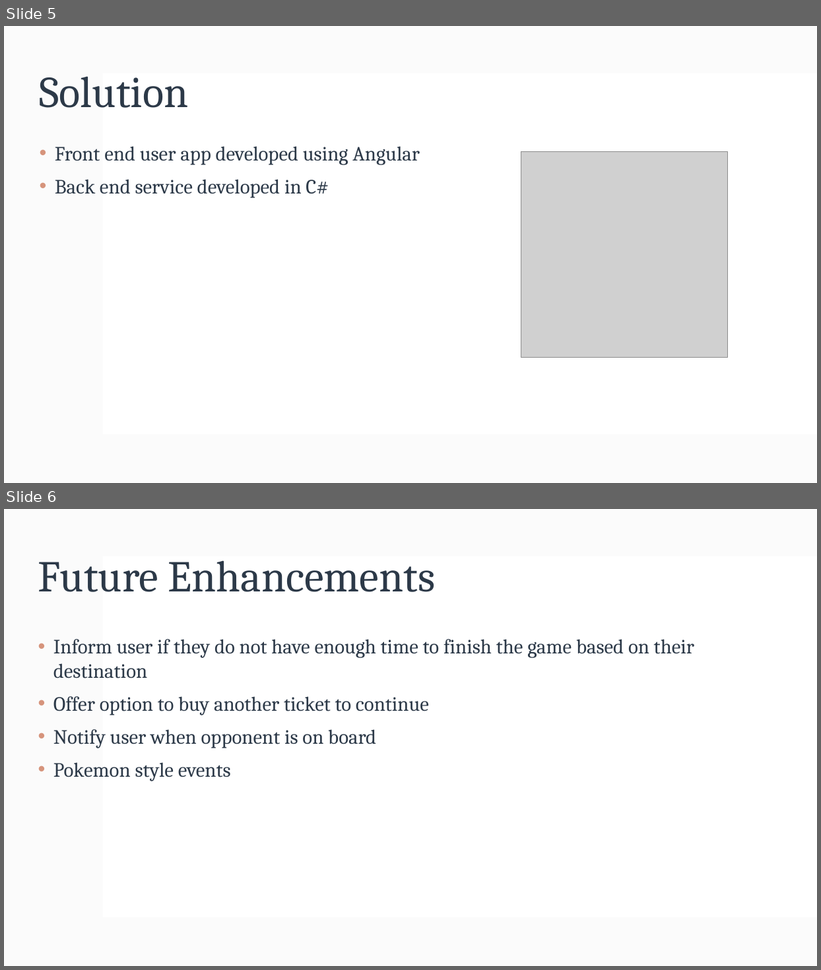
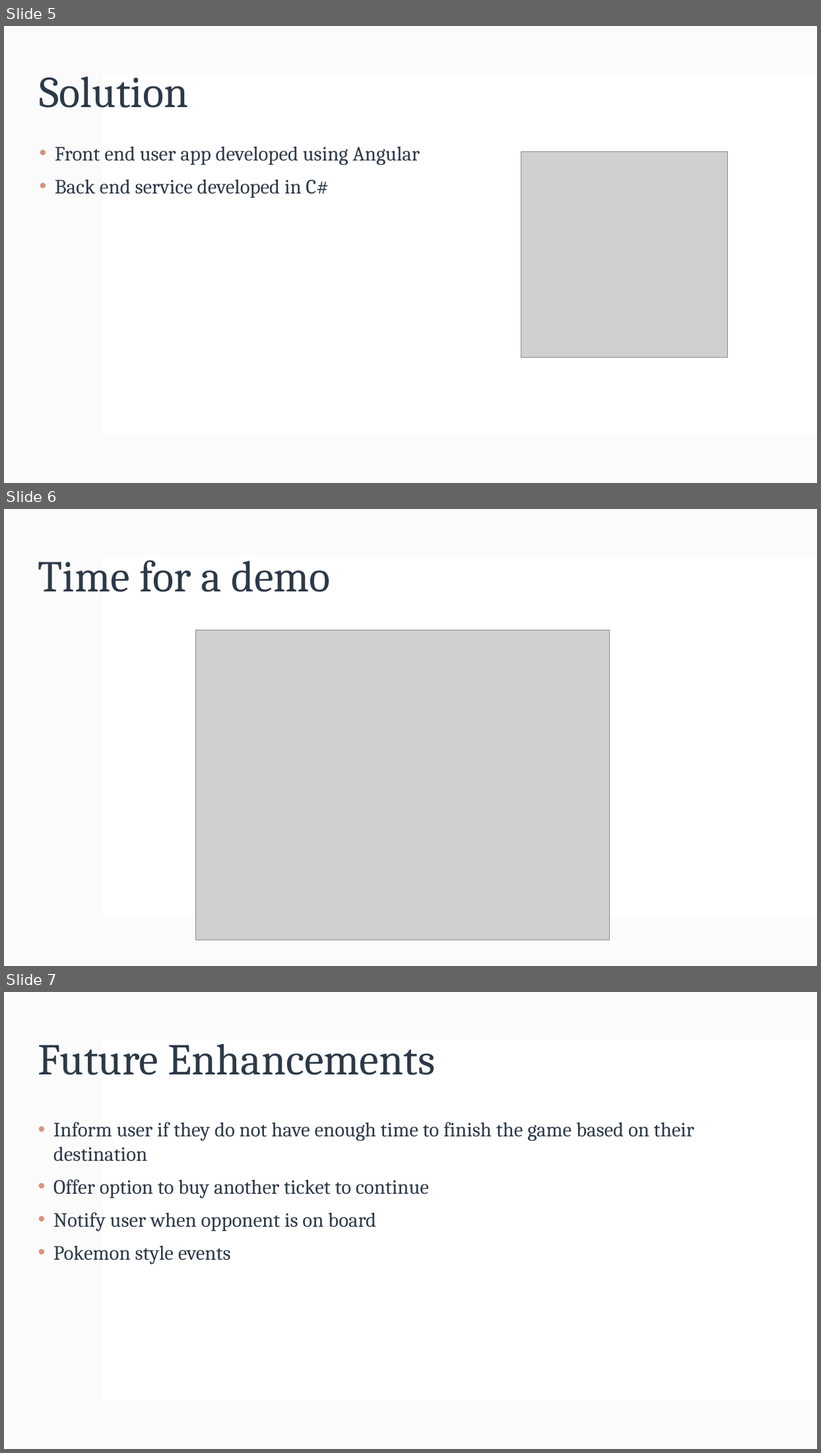
Before and after one commit to WojciechNowak/BattleBus, a slide deck: BattleBus.pptx. Shown one above the other, each under a label of ours: slides 5 and 6 before the commit, slides 5, 6 and 7 after it. The pictures are 821x970 and 821x1453 pixels, drawn with LibreOffice and Linux fonts; fonts in the diff are those of the drawing; grey boxes stand for pictures. Boxes give left, top, right and bottom in pixels: in the first picture for what was removed or moved away, otherwise in the second. Text is boxed around its words. In the diff, an @@ line names an element or a change of style, - is before the commit and + after.

```diff
--- a/BattleBus.pptx
+++ b/BattleBus.pptx
@@ slide 6 added at [4, 509, 817, 966], background #FFFFFF; not listed: 2 template elements that a slide beside it also shows @@
@@ title added at [38, 560, 331, 592], 52 pt, text #2C3948 @@
+Time for a demo
@@ picture added at [195, 630, 610, 941] @@
@@ what was slide 6 is now slide 7 @@
```
Also in this commit, not shown: 1 slide changed, 1 other slide added, 1 other file.
